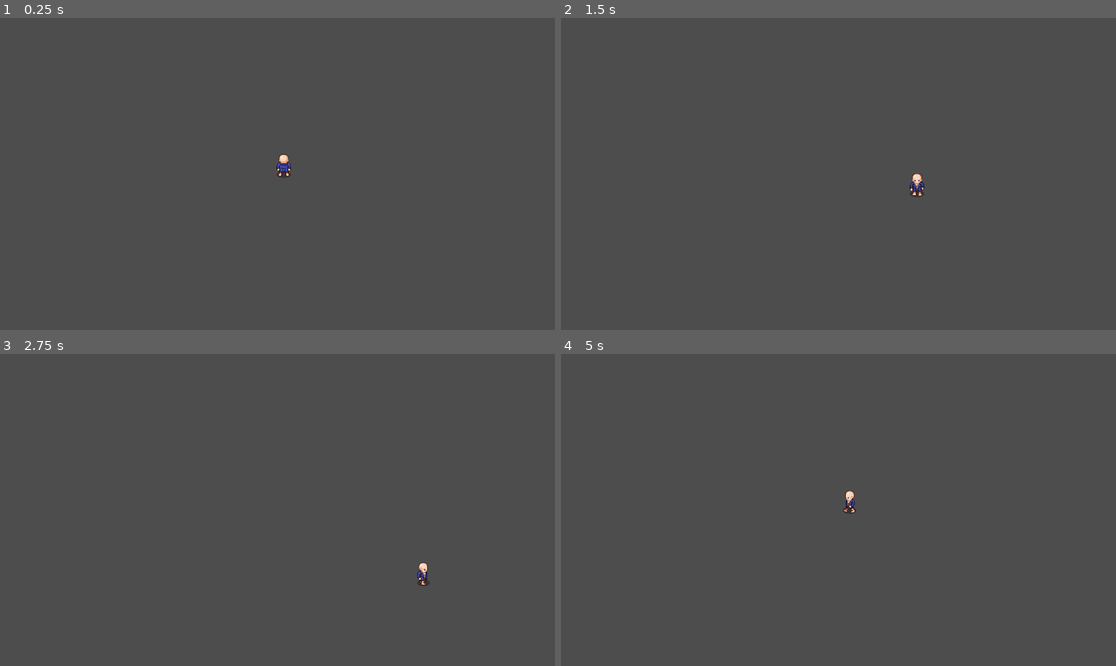
Above: before the commit, frames 1-4 (two rows, left to right).
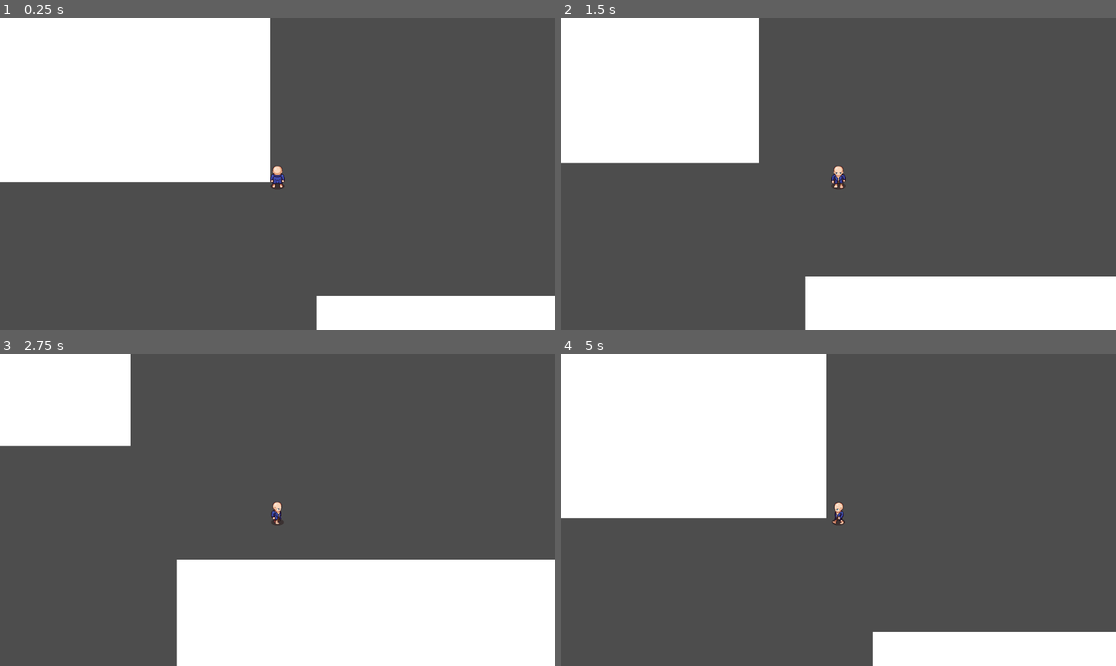
Above: after the commit, the same moments.

Repository: HugoBosque/ahora-si-confia-teorias
Game: Godot game, scene res://scenes/game.tscn
Same seed, same stepped clock (60 frames per second), same inputs: the game is played once before the commit and once after it. This scene is started directly instead of the project's main scene.
Inputs:
- Up to frame 1 (0.25 s): no input
- Up to frame 2 (1.5 s): tap Enter at 0.5 s; hold D (right) 0.53-1.28 s; hold S (down) from 1.28 s (still down)
- Up to frame 3 (2.75 s): release S (down) at 2.03 s; hold D (right) from 2.03 s (still down)
- Up to frame 4 (5 s): release D (right) at 2.78 s; hold W (up) 2.78-3.53 s; hold A (left) from 3.53 s (still down)

The runs differ from the first frame. In frame 1, 31% of the frame differs, in the area x 0-100%, y 0-100%; in frame 2, 27%; in frame 3, 30%; in frame 4, 30%.

Commit message:
colision

Diff:
--- a/project.godot
+++ b/project.godot
@@ -11,7 +11,7 @@
 [application]
 
 config/name="proyecto TFA proyecto"
-run/main_scene="uid://d14mpxdyt4fcp"
+run/main_scene="uid://dijc0geox3vwu"
 config/features=PackedStringArray("4.5", "Forward Plus")
 config/icon="res://icon.svg"
 
--- a/scenes/game.tscn
+++ b/scenes/game.tscn
@@ -1,8 +1,32 @@
-[gd_scene load_steps=2 format=3 uid="uid://cg0ysj07cxfnp"]
+[gd_scene load_steps=3 format=3 uid="uid://cg0ysj07cxfnp"]
 
 [ext_resource type="PackedScene" uid="uid://bplprou77cm47" path="res://scenes/player.tscn" id="1_uwrxv"]
 
+[sub_resource type="RectangleShape2D" id="RectangleShape2D_uwrxv"]
+size = Vector2(1124, 614)
+
 [node name="game" type="Node2D"]
+
+[node name="ColorRect" type="ColorRect" parent="."]
+offset_left = -27.0
+offset_top = -41.0
+offset_right = 574.0
+offset_bottom = 317.0
+
+[node name="ColorRect2" type="ColorRect" parent="."]
+offset_left = 670.0
+offset_top = 553.0
+offset_right = 1795.0
+offset_bottom = 1170.0
 
 [node name="Player" parent="." instance=ExtResource("1_uwrxv")]
 position = Vector2(589, 300)
+
+[node name="Camera2D" type="Camera2D" parent="Player"]
+
+[node name="wall" type="StaticBody2D" parent="."]
+position = Vector2(1272, 855)
+
+[node name="CollisionShape2D" type="CollisionShape2D" parent="wall"]
+position = Vector2(-40, 6)
+shape = SubResource("RectangleShape2D_uwrxv")
